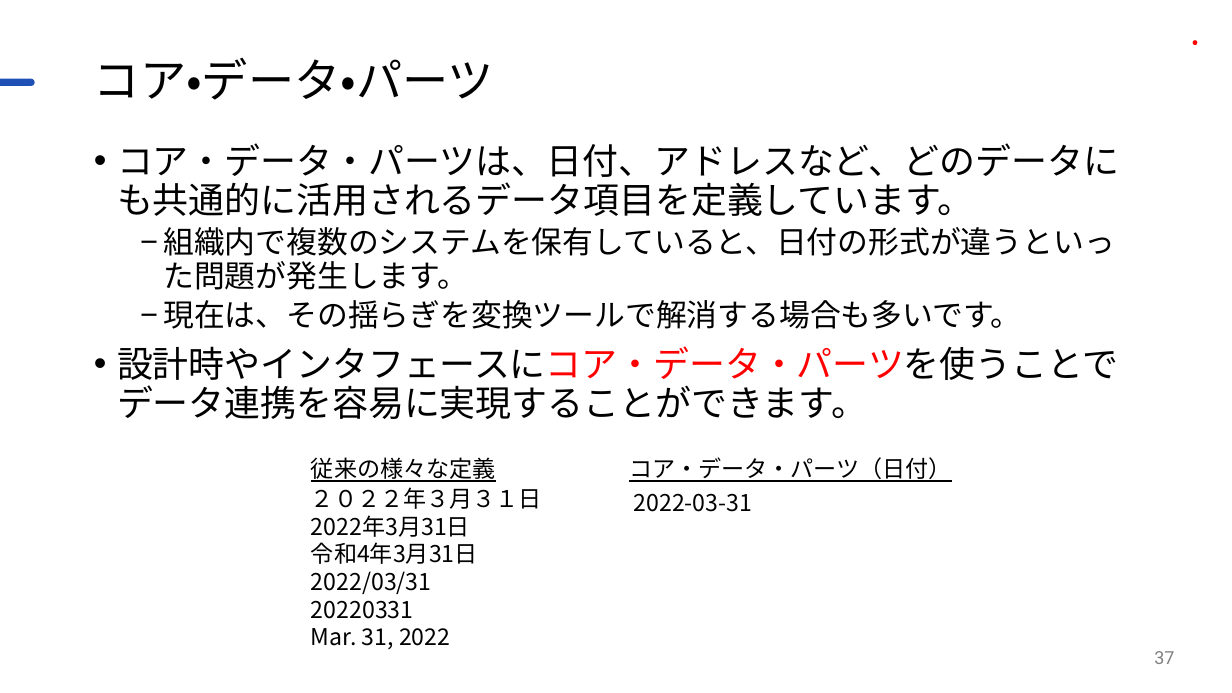
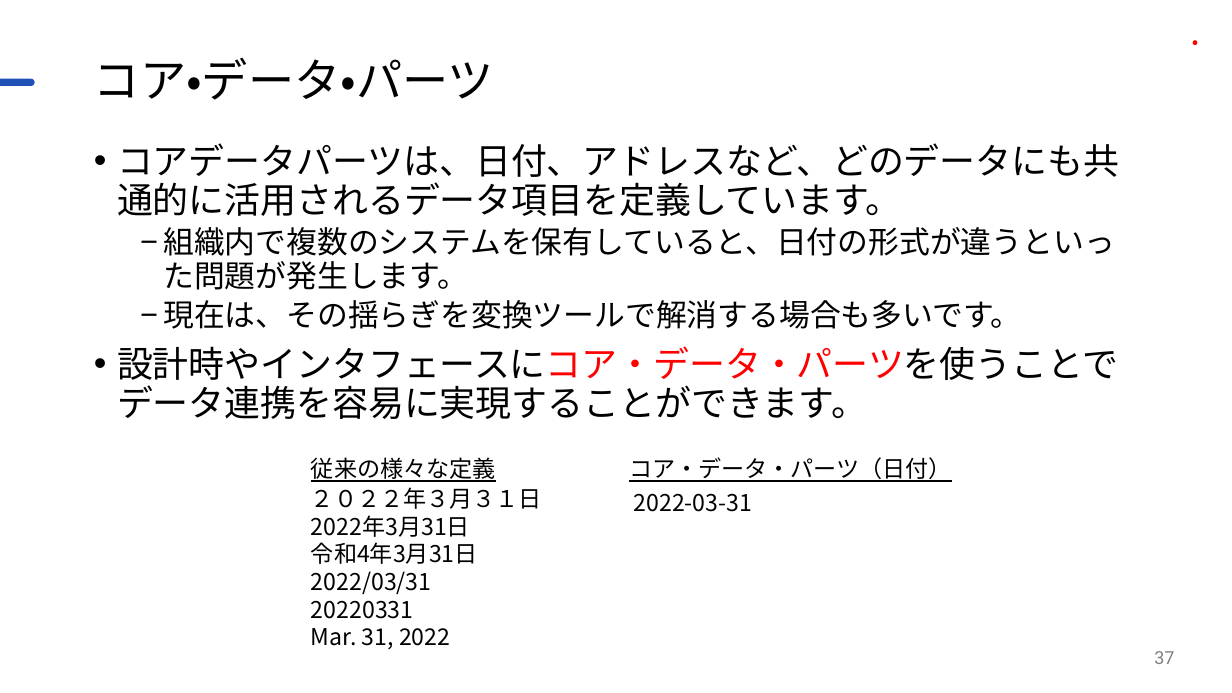
Before and after one commit to JDA-DM/GIF, a slide deck: slide 37 of 410_全体説明/412_GIF説明資料_詳細版.pptx. Drawn at 1232x693 pixels with LibreOffice and Linux fonts; fonts in the diff are those of the drawing; background and template pictures are left out. Boxes give left, top, right and bottom in pixels: in the first picture for what was removed or moved away, otherwise in the second. Text is boxed around its words. In the diff, an @@ line names an element or a change of style, - is before the commit and + after.

```diff
--- a/410_全体説明/412_GIF説明資料_詳細版.pptx
+++ b/410_全体説明/412_GIF説明資料_詳細版.pptx
@@ text at (x1=117, y1=143, x2=1119, y2=216): text changed @@
-• コア・データ・パーツは、日付、アドレスなど、どのデータにも共通的に活用されるデータ項目を定義しています。
+• コアデータパーツは、日付、アドレスなど、どのデータにも共通的に活用されるデータ項目を定義しています。
```
Also in this commit, not shown: 4 other slides changed, 1 other file.
